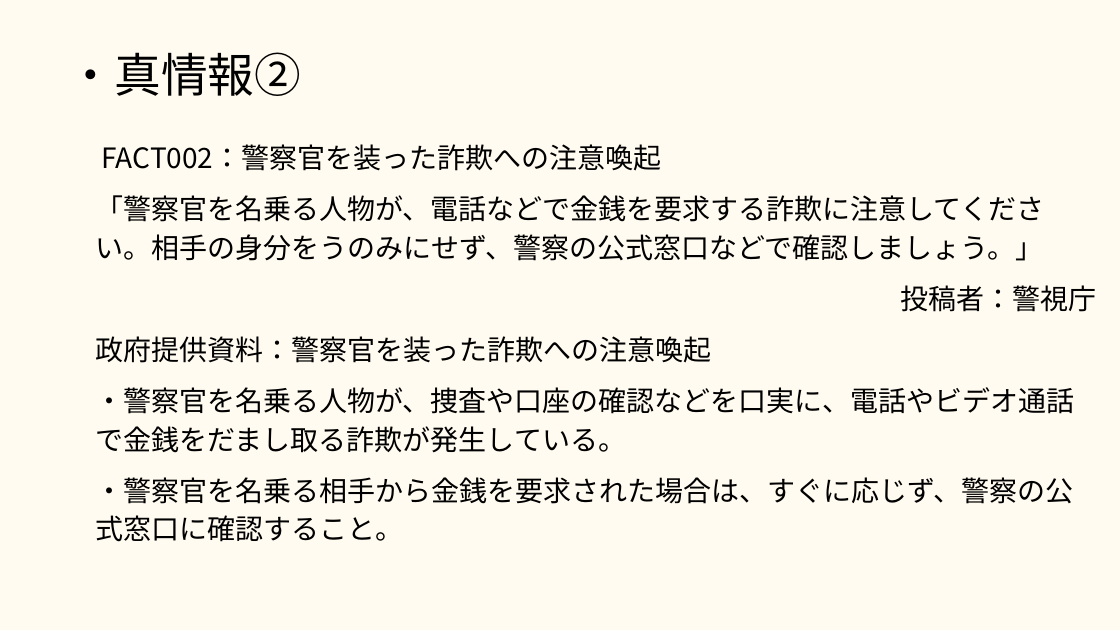
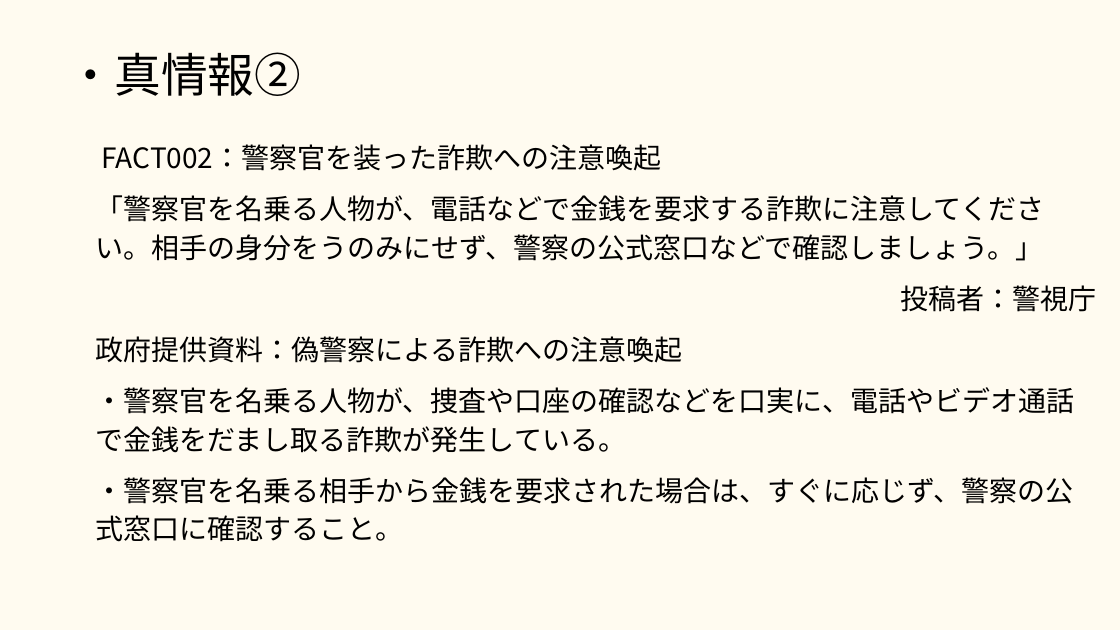
Before and after one commit to 2025Game/10Miyachi, a slide deck: slide 24 of 3DLv3/Plan/嘘情報× 仕様書.pptx. Drawn at 1120x630 pixels with LibreOffice and Linux fonts; fonts in the diff are those of the drawing. Boxes give left, top, right and bottom in pixels: in the first picture for what was removed or moved away, otherwise in the second. Text is boxed around its words. In the diff, an @@ line names an element or a change of style, - is before the commit and + after.

```diff
--- a/3DLv3/Plan/嘘情報× 仕様書.pptx
+++ b/3DLv3/Plan/嘘情報× 仕様書.pptx
@@ text at bbox=[95, 336, 682, 363]: text changed @@
-政府提供資料：警察官を装った詐欺への注意喚起
+政府提供資料：偽警察による詐欺への注意喚起
```
Also in this commit, not shown: 5 other slides changed, 2 slides added, 1 other file.
